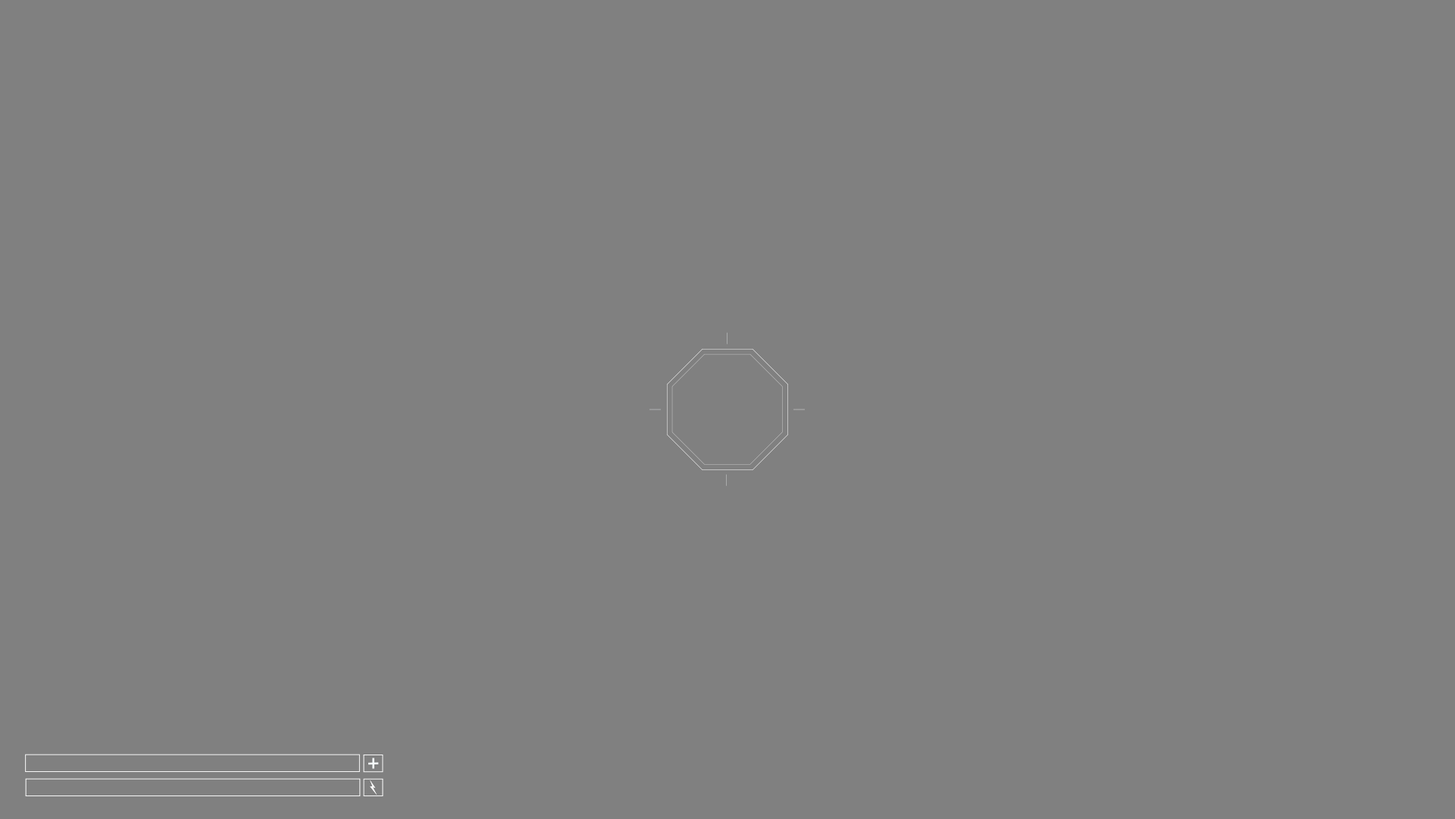
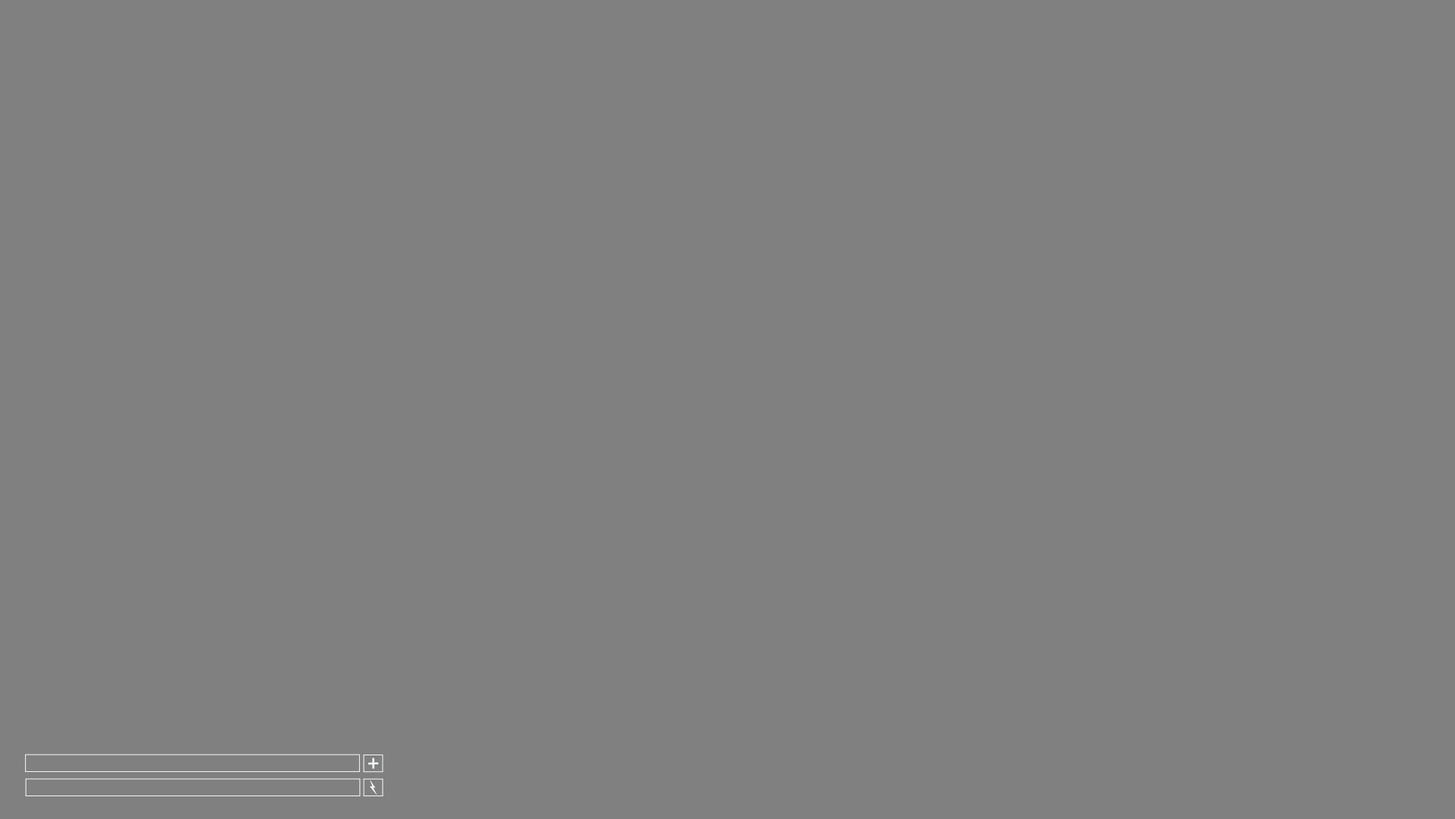
Layer changes from the first 1455×819 image to the second:
hid group "Central Shot" (12 layers) over bbox(649, 331, 805, 486)
hid "Line 1" (6th of 8, in "Central Shot") over bbox(726, 331, 728, 345)
hid "Line 1" (7th of 8, in "Central Shot") over bbox(793, 408, 805, 411)
hid "Line 1" (8th of 8, in "Central Shot") over bbox(649, 408, 661, 411)
painted on "Center Shot Indicator Outer" over bbox(676, 348, 783, 379)
